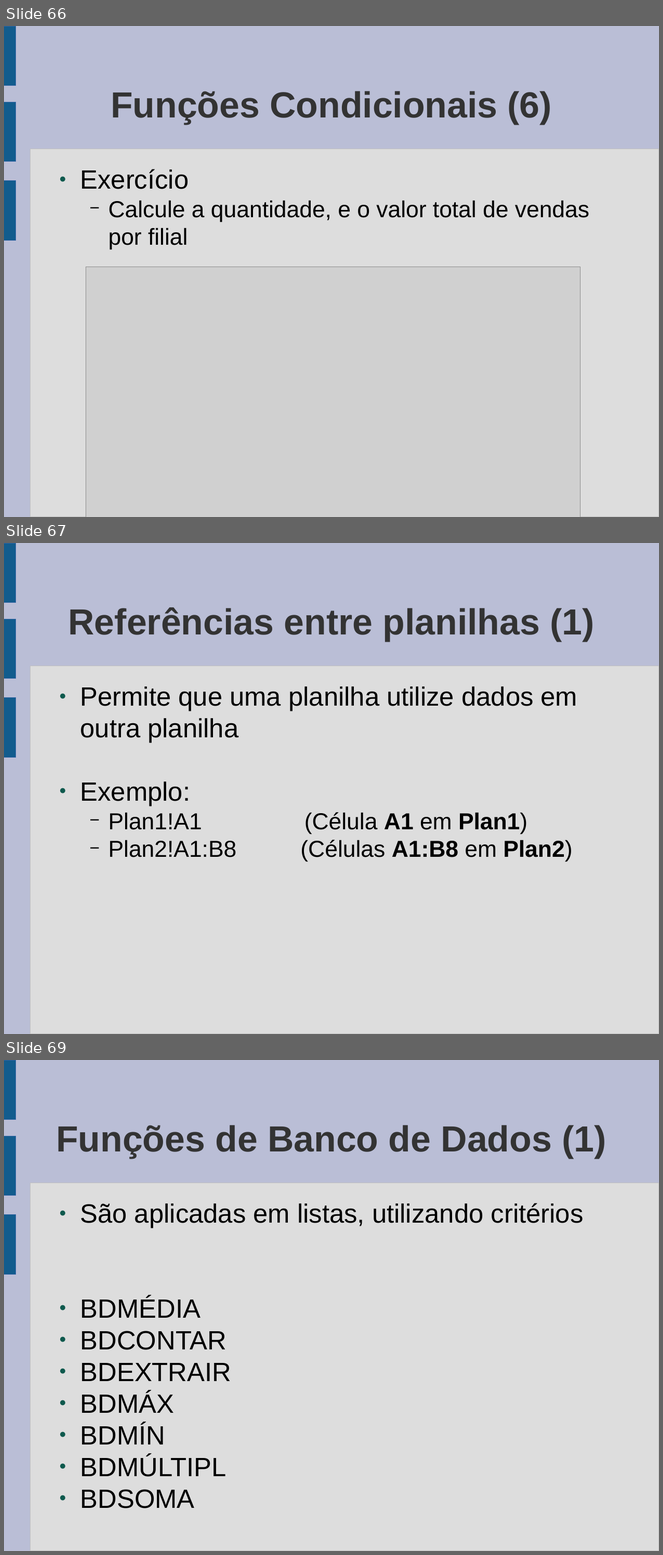
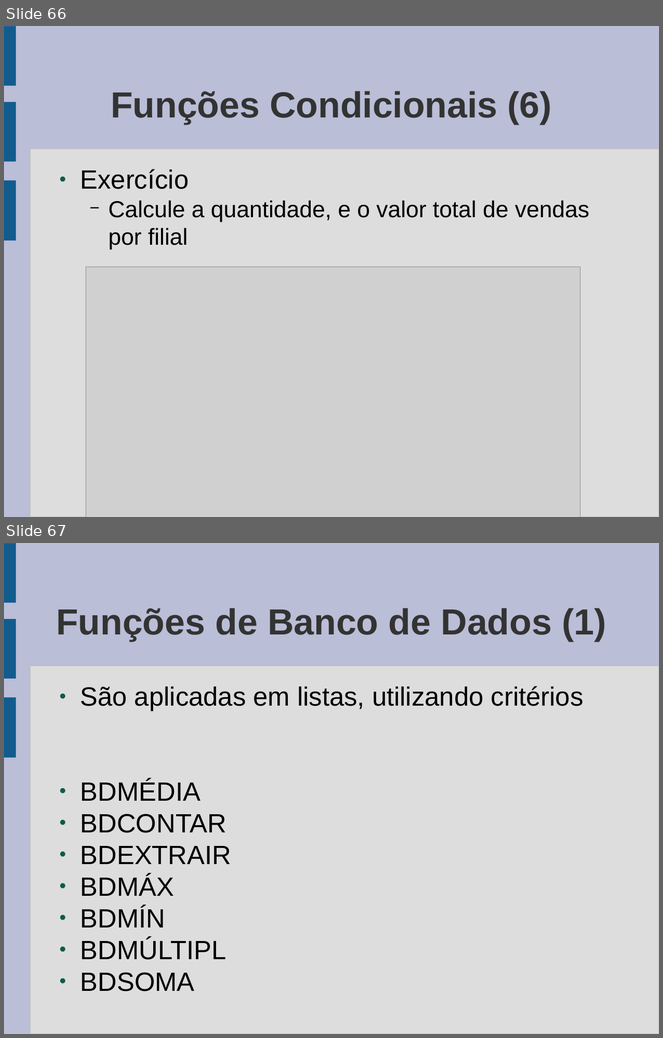
Before and after one commit to gcms/gustavo, a slide deck: cepss/aulas.odp. Shown one above the other, each under a label of ours: slides 66, 67 and 69 before the commit, slides 66 and 67 after it; the slides between them are not shown. The pictures are 663x1555 and 663x1038 pixels, drawn with LibreOffice and Linux fonts; fonts in the diff are those of the drawing; grey boxes stand for pictures. Boxes give left, top, right and bottom in pixels: in the first picture for what was removed or moved away, otherwise in the second. Text is boxed around its words. In the diff, an @@ line names an element or a change of style, - is before the commit and + after.

```diff
--- a/cepss/aulas.odp
+++ b/cepss/aulas.odp
@@ slide 67 removed at [4, 543, 659, 1034], background #BABED6; not listed: 4 template elements that a slide beside it also shows @@
@@ title removed at [68, 607, 594, 641] @@
-Referências entre planilhas (1)
@@ text removed at [80, 687, 578, 862] @@
-● Permite que uma planilha utilize dados em outra planilha
-● Exemplo:
-  − Plan1!A1 (Célula A1 em Plan1)
-  − Plan2!A1:B8 (Células A1:B8 em Plan2)
@@ what was slide 69 is now slide 67 @@
```
Also in this commit, not shown: 6 slides changed, 7 slides added, 1 other slide removed.
